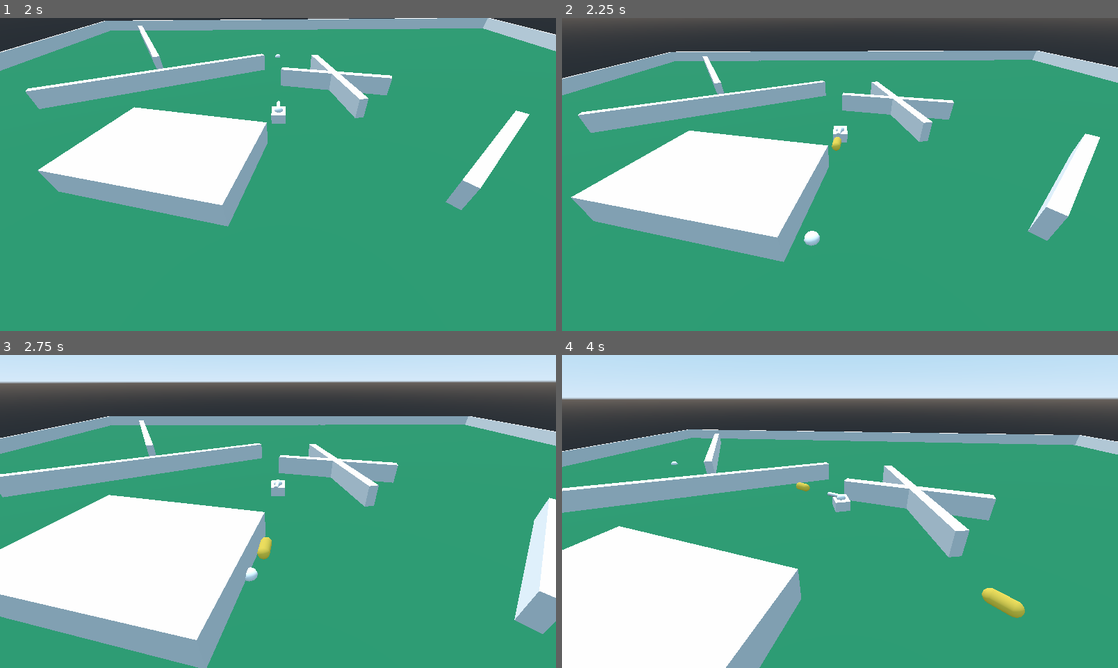
Above: before the commit, frames 1-4 (two rows, left to right).
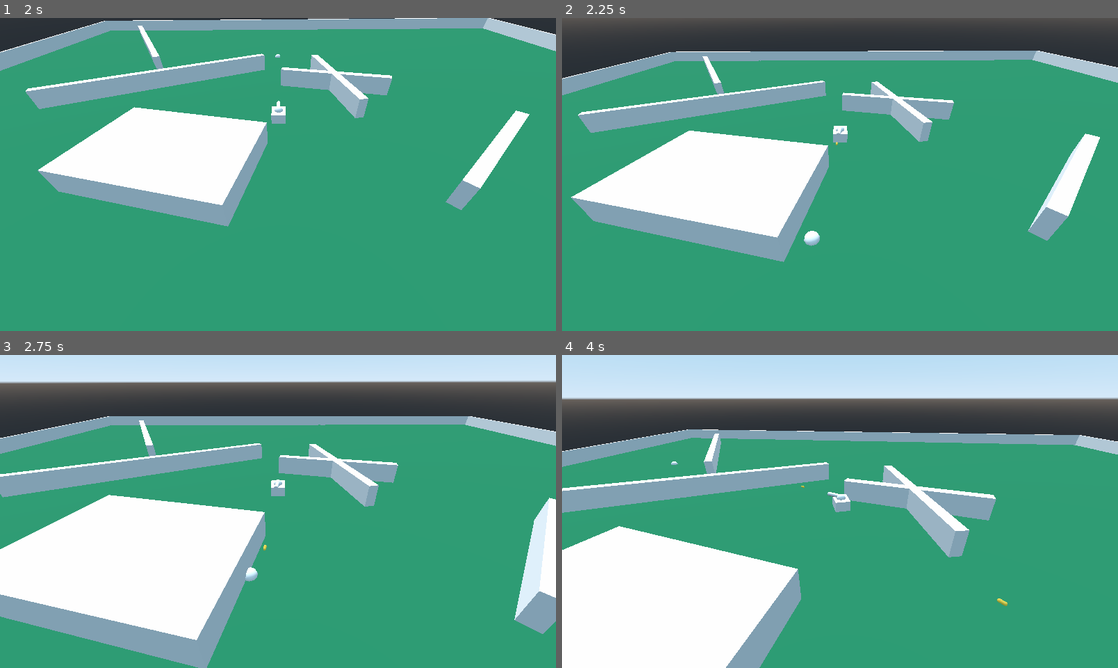
Above: after the commit, the same moments.

Repository: Joe676/Largely-Untitled-Tank-Game
Game: Godot game, scene res://UI/NetworkSetup.tscn
The game is run twice, just before and just after one commit, with the same random seed, the same clock (stepped at 60 frames per second) and the same inputs.
Inputs (mouse positions are in pixels of both pictures, inside the frame that each line leads up to):
- Up to frame 1 (2 s): click (278, 205) at 0.52 s; type "12" at 0.6 s; click "Create Server" at 1.25 s
- Up to frame 2 (2.25 s): move the mouse to (812, 237) at 2.02 s; hold W (Forward) from 2.03 s (still down); click (812, 237) at 2.1 s
- Up to frame 3 (2.75 s): keep holding W (Forward)
- Up to frame 4 (4 s): move the mouse to (1006, 558) at 2.77 s; click (1006, 558) at 2.85 s; move the mouse to (673, 464) at 3.52 s; release W (Forward) at 3.53 s; hold A (Left) from 3.53 s (still down); click (673, 464) at 3.6 s

Frame 1 is identical in both runs. In frame 2, less than 0.1% of the frame differs, in the area x 48-51%, y 38-43%; in frame 3, 0.1%; in frame 4, 0.4%, in the area x 42-84%, y 40-84%.
Error in both runs: Invalid get index '3' (on base: 'Array'). (res://Resources/GlobalScripts/Network.gd:12)

Commit message:
Default bullet scale change

Diff:
--- a/Godot Files/Player/TankProto.gd
+++ b/Godot Files/Player/TankProto.gd
@@ -3,7 +3,6 @@
 onready var tween = $Tween
 
 export (PackedScene) var bullet_scene = load("res://Objects/Bullet.tscn")
-
 
 #atributes
 #movement
@@ -22,7 +21,7 @@
 export(int) var bullet_damage: int = 40
 export(int) var bullet_speed: int = 20
 export(float) var bullet_lifetime: float = 2.0
-export(float) var bullet_size: float = 4.0 #scale
+export(float) var bullet_size: float = 1.0 #scale
 var bullet_on_hit: Array = []
 
 
